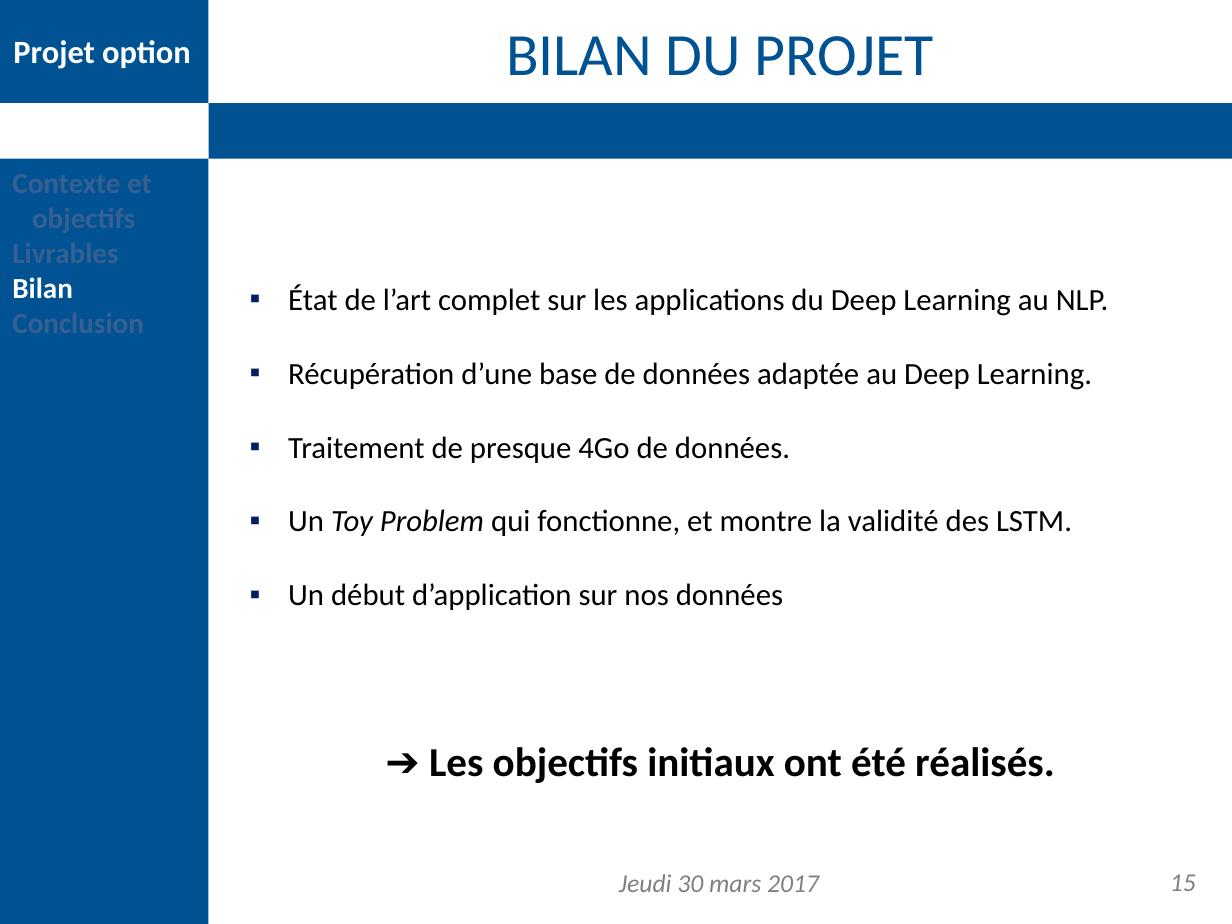
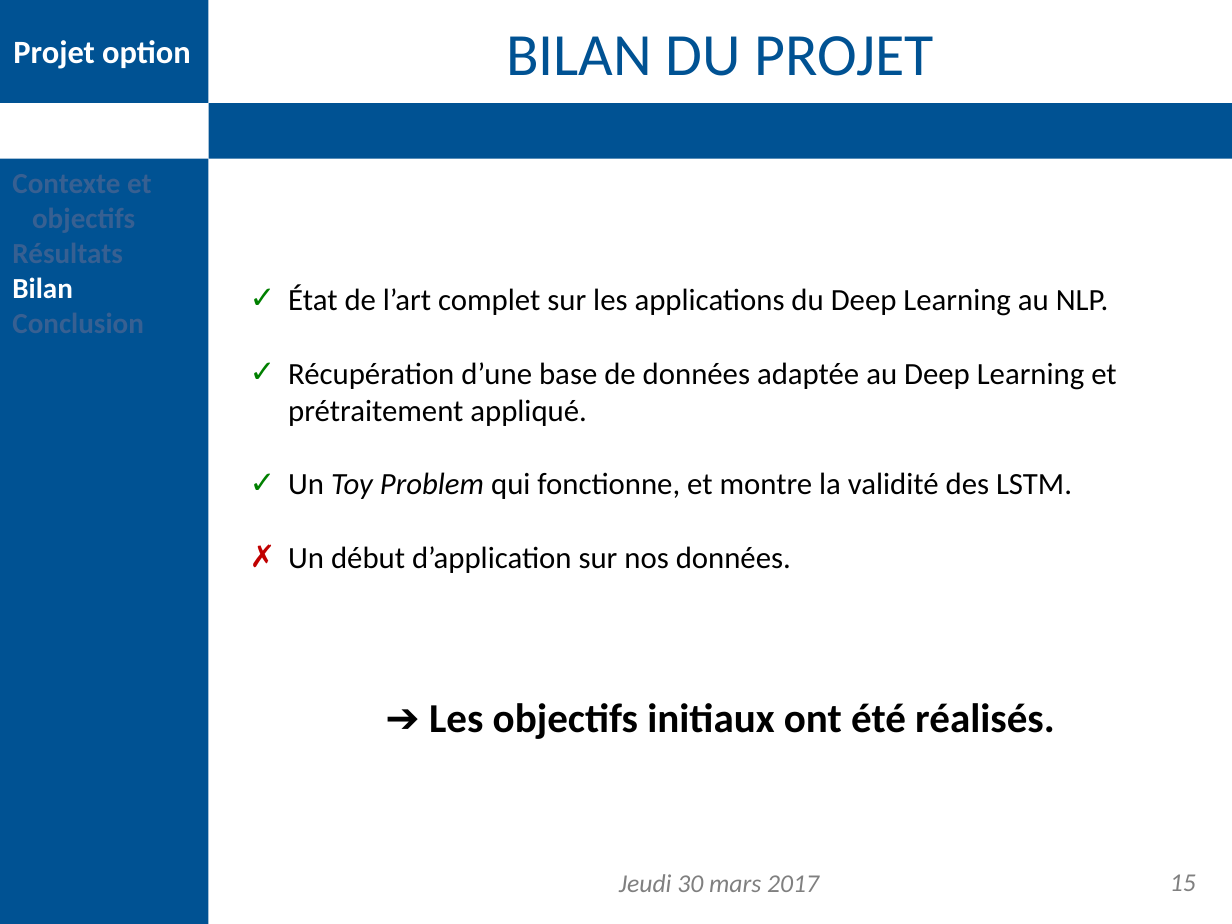
Before and after one commit to DDouteaux/Projet_option_info, a slide deck: slide 15 of Présentation finale/presentation_finale.pptx. Drawn at 1232x924 pixels with LibreOffice and Linux fonts; fonts in the diff are those of the drawing; background and template pictures are left out. Boxes give left, top, right and bottom in pixels: in the first picture for what was removed or moved away, otherwise in the second. Text is boxed around its words. In the diff, an @@ line names an element or a change of style, - is before the commit and + after.

```diff
--- a/Présentation finale/presentation_finale.pptx
+++ b/Présentation finale/presentation_finale.pptx
@@ text at box(12, 277, 73, 299): text changed @@
-Livrables
+Résultats
@@ text at box(288, 284, 1109, 499): bullet ▪ to ✓; bullet colour #002060 to #008000 @@
@@ text at box(288, 362, 1116, 426): text changed @@
-▪ Récupération d’une base de données adaptée au Deep Learning.
-▪ Traitement de presque 4Go de données.
+✓ Récupération d’une base de données adaptée au Deep Learning et prétraitement appliqué.
@@ text at box(288, 546, 791, 573): text changed @@
-▪ Un début d’application sur nos données
+✗ Un début d’application sur nos données.
@@ text "➔ Les objectifs initiaux ont ...": place and size @@
-text "➔ Les objectifs initiaux ont ..." at box(429, 747, 1055, 783)
+text "➔ Les objectifs initiaux ont ..." at box(429, 703, 1055, 739)
```
Also in this commit, not shown: 15 other slides changed, 1 other file.
